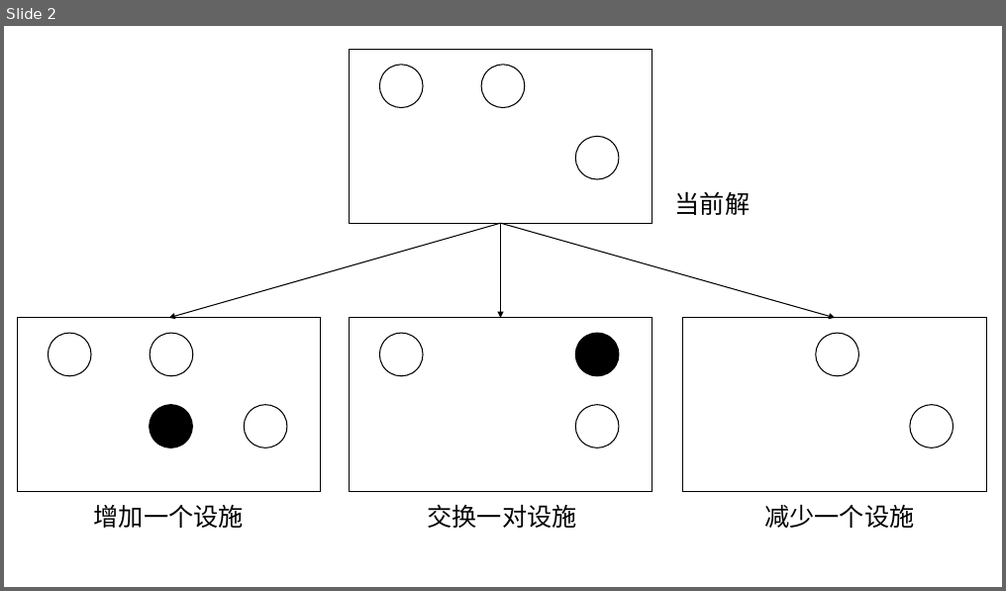
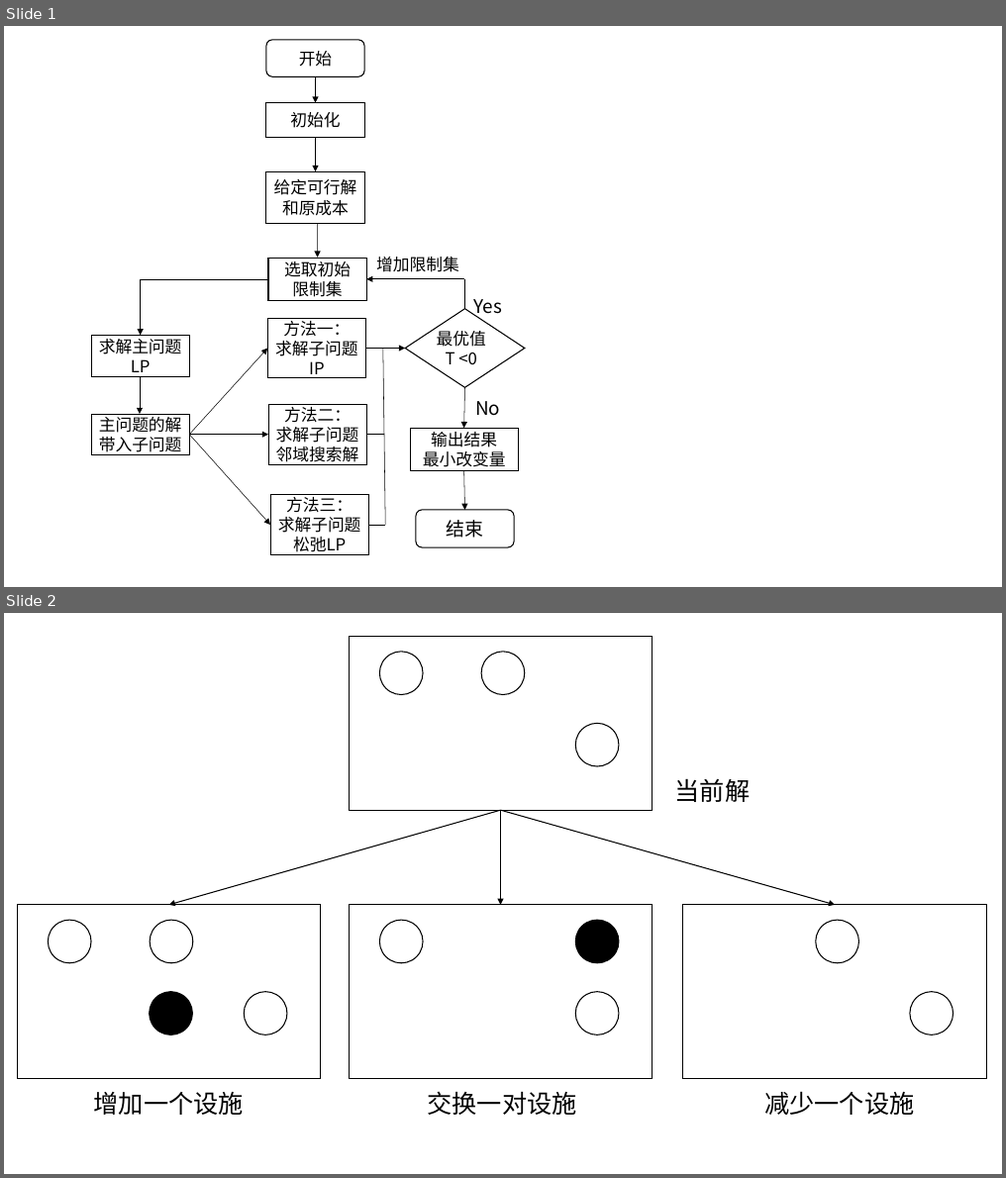
Before and after one commit to Dis-count/Inverse_optimization, a slide deck: Inv_Summary/Flow.pptx. Shown one above the other, each under a label of ours: slide 2 before the commit, slides 1 and 2 after it. The pictures are 1006x591 and 1006x1178 pixels, drawn with LibreOffice and Linux fonts; fonts in the diff are those of the drawing. Boxes give left, top, right and bottom in pixels: in the first picture for what was removed or moved away, otherwise in the second. Text is boxed around its words. In the diff, an @@ line names an element or a change of style, - is before the commit and + after.

```diff
--- a/Inv_Summary/Flow.pptx
+++ b/Inv_Summary/Flow.pptx
@@ slide 1 added at [4, 26, 1002, 587], background #FFFFFF @@
@@ rounded rectangle added at [266, 40, 364, 76], fill #FFFFFF, outline #000000 1 pt, 16 pt, text #000000 @@
+开始
@@ arrow added from (316, 76) to (316, 103), #000000 0.5 pt @@
@@ rectangle added at [266, 103, 364, 138], fill #FFFFFF, outline #000000 1 pt, 16 pt, text #000000 @@
+初始化
@@ arrow added from (316, 138) to (316, 172), #000000 0.5 pt @@
@@ rectangle added at [266, 172, 364, 223], fill #FFFFFF, outline #000000 1 pt, 16 pt, text #000000 @@
+给定可行解和原成本
@@ arrow added from (318, 223) to (318, 258), #000000 0.5 pt @@
@@ rectangle added at [268, 258, 366, 301], fill #FFFFFF, outline #000000 1 pt, 16 pt, text #000000 @@
+选取初始
+限制集
@@ text added at [376, 257, 459, 273], 16 pt, text #000000 @@
+增加限制集
@@ line added from (268, 279) to (140, 279), #000000 0.5 pt @@
@@ arrow added from (141, 279) to (141, 335), #000000 0.5 pt @@
@@ arrow added from (464, 279) to (366, 279), #000000 0.75 pt @@
@@ line added from (465, 309) to (465, 279), #000000 0.75 pt @@
@@ rectangle added at [267, 318, 365, 378], fill #FFFFFF, outline #000000 1 pt, 16 pt, text #000000 @@
+方法一：
+求解子问题IP
@@ diamond added at [405, 309, 525, 387], fill #FFFFFF, outline #000000 1 pt, 16 pt, text #000000 @@
+最优值T <0
@@ text added at [474, 299, 502, 319], 18 pt, text #000000 @@
+Yes
@@ rectangle added at [91, 336, 189, 377], fill #FFFFFF, outline #000000 1 pt, 16 pt, text #000000 @@
+求解主问题LP
@@ arrow added from (190, 435) to (267, 349), #000000 0.5 pt @@
@@ arrow added from (366, 349) to (405, 349), #000000 0.5 pt @@
@@ line added from (386, 525) to (383, 349), #000000 0.5 pt @@
@@ arrow added from (140, 377) to (140, 414), #000000 0.5 pt @@
@@ rectangle added at [268, 405, 366, 466], fill #FFFFFF, outline #000000 1 pt, 16 pt, text #000000 @@
+方法二：
+求解子问题
+邻域搜索解
@@ arrow added from (465, 387) to (464, 428), #000000 0.5 pt @@
@@ text added at [475, 401, 500, 416], 18 pt, text #000000 @@
+No
@@ rectangle added at [91, 414, 189, 456], fill #FFFFFF, outline #000000 1 pt, 16 pt, text #000000 @@
+主问题的解带入子问题
@@ arrow added from (190, 435) to (270, 525), #000000 0.5 pt @@
@@ arrow added from (190, 435) to (268, 435), #000000 0.5 pt @@
@@ line added from (366, 435) to (384, 435), #000000 0.5 pt @@
@@ rectangle added at [411, 428, 519, 472], fill #FFFFFF, outline #000000 1 pt, 16 pt, text #000000 @@
+输出结果
+最小改变量
@@ rectangle added at [270, 494, 368, 556], fill #FFFFFF, outline #000000 1 pt, 16 pt, text #000000 @@
+方法三：
+求解子问题松弛LP
@@ arrow added from (464, 472) to (465, 510), #000000 0.5 pt @@
@@ line added from (368, 525) to (386, 525), #000000 0.5 pt @@
@@ rounded rectangle added at [416, 510, 514, 548], fill #FFFFFF, outline #000000 1 pt, 18 pt, text #000000 @@
+结束
```
Also in this commit, not shown: 1 slide changed, 4 other files.
